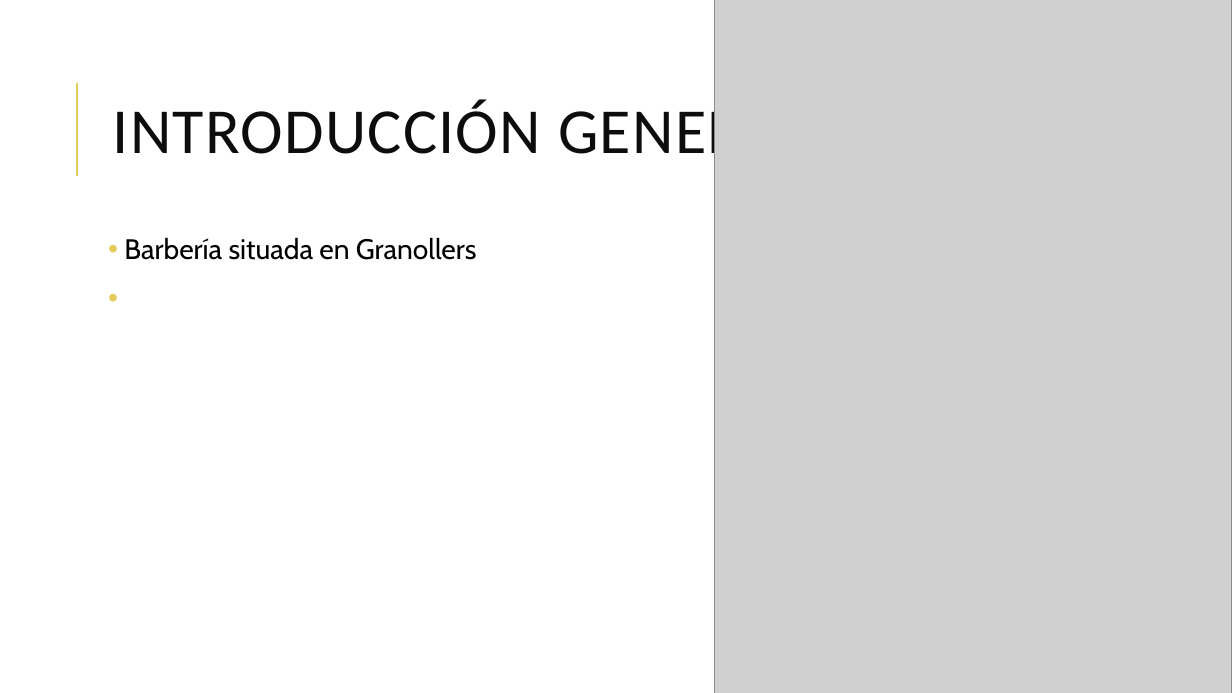
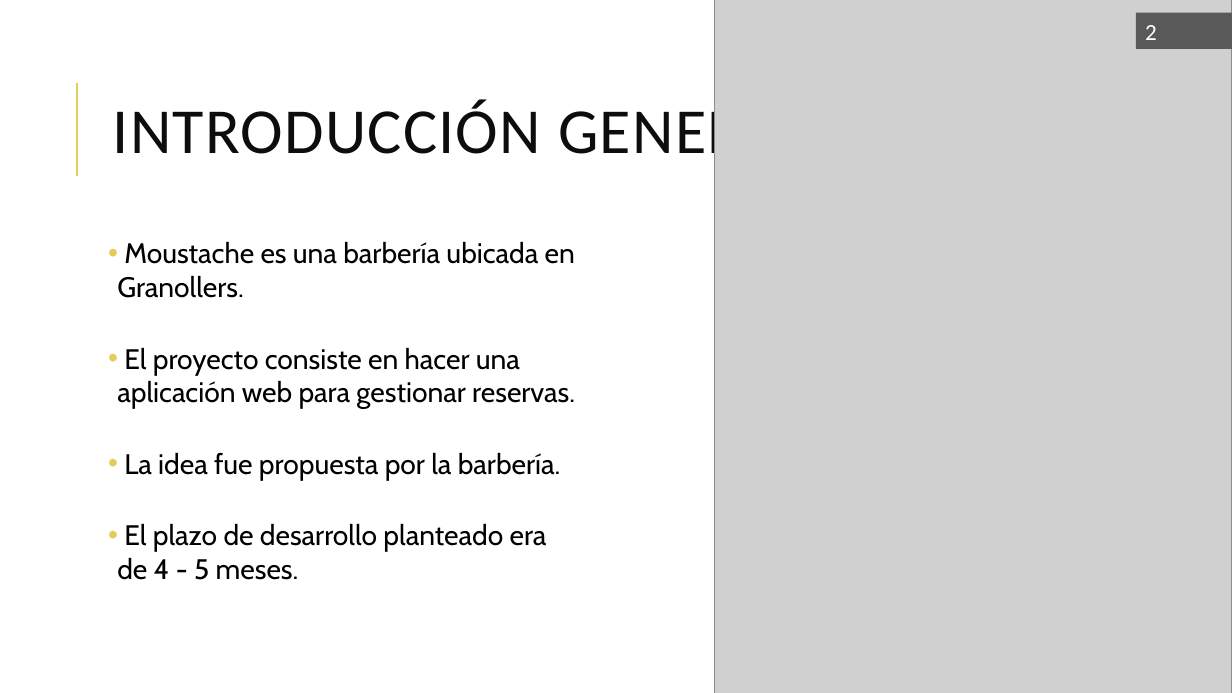
Before and after one commit to xNoelSV/Moustache_Noel, a slide deck: slide 2 of Practicas_PROYECTO/Memoria/UF1-NF5-PP1_Grupo7_Noel.pptx. Drawn at 1232x693 pixels with LibreOffice and Linux fonts; fonts in the diff are those of the drawing; grey boxes stand for pictures. Boxes give left, top, right and bottom in pixels: in the first picture for what was removed or moved away, otherwise in the second. Text is boxed around its words. In the diff, an @@ line names an element or a change of style, - is before the commit and + after.

```diff
--- a/Practicas_PROYECTO/Memoria/UF1-NF5-PP1_Grupo7_Noel.pptx
+++ b/Practicas_PROYECTO/Memoria/UF1-NF5-PP1_Grupo7_Noel.pptx
@@ page number added at (1136, 13, 1232, 49), fill #595959, 18 pt, text #FFFFFF @@
+2
@@ text at (117, 241, 575, 580): text changed @@
-• Barbería situada en Granollers
+• Moustache es una barbería ubicada en Granollers.
+• El proyecto consiste en hacer una aplicación web para gestionar reservas.
+• La idea fue propuesta por la barbería.
+• El plazo de desarrollo planteado era de 4 - 5 meses.
```
Also in this commit, not shown: 1 other slide changed, 5 slides added, 3 other files.
